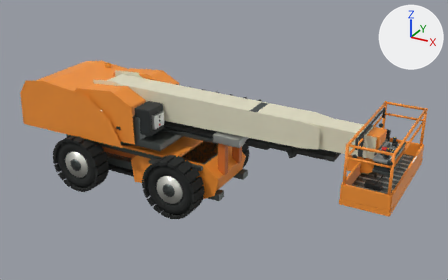
A saved change to the Blender file source/blender/600s-showcase-v1.1.blend.
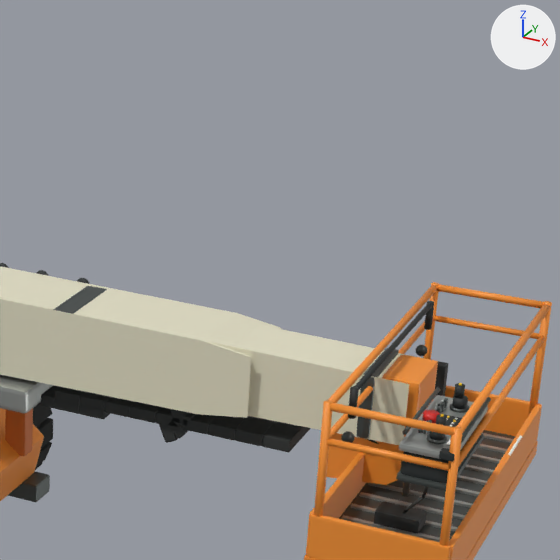
There are two pictures of each version: one whole from a camera (50 mm lens) standing at (7.76, -10.65, 6.8) and looking at (1.77, 0.23, 1.36), one close up on the part from 51% to 96% of the width and 0% to 72% of the height. The lights are fixed; the arrows at upper right show +X, +Y and +Z. The older version's two pictures come first.

Objects in the first close-up: 'BaseBoomShell', 'BoomHead', 'BoomRest', 'ChassisFrontPod', 'MidBoomShell', 'MidBoomWearPadCollar', 'PlatformConsoleFace', 'PlatformFloor', 'PlatformSupport', 'PlatformToeboard_B', 'PlatformToeboard_F', 'PlatformToeboard_L', 'PlatformToeboard_R' and 70 more.
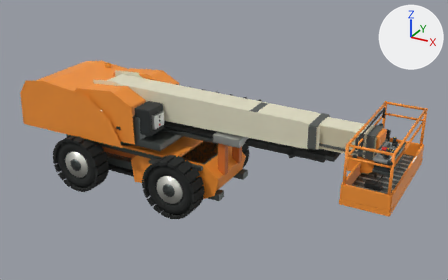
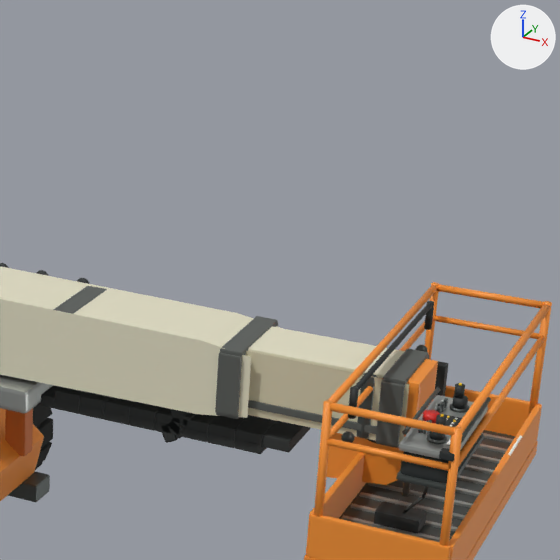
Where the newer file only moved an object's origin or applied its transform, the numbers keep the older frame.

Edits to the bpy script that builds the scene:
```text
Change me_midboomshell_mesh:
    used by ob_midboomshell; parent = ob_midboom; location = (0.0, 0.0, 0.0)
    remove me_midboomshell_mesh.from_pydata(...)  # 56 vertices, 54 faces; spans x -0.02..2.6, y -0.27..0.27, z -0.27..0.27
    remove me_midboomshell_mesh.materials.append(mat_jlg_boom_cream)  # pale yellow #e5e1c7
    add me_midboomshell_mesh.from_pydata(...)  # 56 vertices, 54 faces; spans x -1.82..2.6, y -0.27..0.27, z -0.27..0.27
    me_midboomshell_mesh part 1: all 28 vertices in x -0.02..0.02, y -0.27..0.27, z -0.27..0.27 are moved by (-1.8, 0.0, 0.0)
    add me_midboomshell_mesh.materials.append(mat_jlg_boom_inner_cream)  # beige #d4cdaf
Change me_midboomwearpadcollar_mesh:
    where me_midboomwearpadcollar_mesh.from_pydata(...)  # 56 vertices, 54 faces; spans x -0.09..0.09, y -0.3..0.3, z -0.265..0.265
    remove me_midboomwearpadcollar_mesh.materials.append(mat_jlg_dark_steel)  # dark grey #595f5d
    add me_midboomwearpadcollar_mesh.materials.append(mat_jlg_boom_wear)  # dark grey #616561
Add ob_midboomexitwear_r:
    ob_midboomexitwear_r = bpy.data.objects.new('MidBoomExitWear_R', me_midboomexitwear_r_mesh)  # 56 vertices, 54 faces; spans x -0.075..0.075, y -0.015..0.015, z -0.215..0.215; in mat_jlg_boom_wear (dark grey #616561)
    ob_midboomexitwear_r.parent = ob_midboom
    ob_midboomexitwear_r.location = (2.5, -0.289, 0.0)
Add ob_midboomexitwearbottom:
    ob_midboomexitwearbottom = bpy.data.objects.new('MidBoomExitWearBottom', me_midboomexitwearbottom_mesh)  # 56 vertices, 54 faces; spans x -0.075..0.075, y -0.28..0.28, z -0.02..0.02; in mat_jlg_boom_wear (dark grey #616561)
    ob_midboomexitwearbottom.parent = ob_midboom
    ob_midboomexitwearbottom.location = (2.5, 0.0, -0.222)
Add ob_midboomexitweartop:
    ob_midboomexitweartop = bpy.data.objects.new('MidBoomExitWearTop', me_midboomexitwearbottom_mesh.copy())
    ob_midboomexitweartop.parent = ob_midboom
    ob_midboomexitweartop.location = (2.5, 0.0, 0.222)
Add ob_midboomsidereveal_r:
    ob_midboomsidereveal_r = bpy.data.objects.new('MidBoomSideReveal_R', me_midboomsidereveal_r_mesh)  # 56 vertices, 54 faces; spans x -1.15..1.15, y -0.01..0.01, z -0.03..0.03; in mat_jlg_boom_wear (dark grey #616561)
    ob_midboomsidereveal_r.parent = ob_midboom
    ob_midboomsidereveal_r.location = (1.34, -0.279, -0.145)
Add ob_midboomtopplate:
    ob_midboomtopplate = bpy.data.objects.new('MidBoomTopPlate', me_midboomtopplate_mesh)  # 56 vertices, 54 faces; spans x -1.15..1.15, y -0.24..0.24, z -0.01..0.01; in mat_jlg_boom_cream (pale yellow #e5e1c7)
    ob_midboomtopplate.parent = ob_midboom
    ob_midboomtopplate.location = (1.34, 0.0, 0.224)
Add ob_powertrackbasedisplaylink_24:
    ob_powertrackbasedisplaylink_24 = bpy.data.objects.new('PowertrackBaseDisplayLink_24', me_powertrackmovingdisplaylink_09_mesh.copy())  # the mesh of ob_powertrackmovingdisplaylink_09
    ob_powertrackbasedisplaylink_24.parent = ob_powertrackbaserun
    ob_powertrackbasedisplaylink_24.location = (5.12, 0.0, -0.49)
Add ob_powertrackbasedisplaylink_23:
    ob_powertrackbasedisplaylink_23 = bpy.data.objects.new('PowertrackBaseDisplayLink_23', me_powertrackmovingdisplaylink_09_mesh.copy())  # the mesh of ob_powertrackmovingdisplaylink_09
    ob_powertrackbasedisplaylink_23.parent = ob_powertrackbaserun
    ob_powertrackbasedisplaylink_23.location = (4.92, 0.0, -0.49)
Add ob_powertrackbasedisplaylink_22:
    ob_powertrackbasedisplaylink_22 = bpy.data.objects.new('PowertrackBaseDisplayLink_22', me_powertrackmovingdisplaylink_09_mesh.copy())  # the mesh of ob_powertrackmovingdisplaylink_09
    ob_powertrackbasedisplaylink_22.parent = ob_powertrackbaserun
    ob_powertrackbasedisplaylink_22.location = (4.72, 0.0, -0.49)
Add ob_powertrackbasedisplaylink_21:
    ob_powertrackbasedisplaylink_21 = bpy.data.objects.new('PowertrackBaseDisplayLink_21', me_powertrackmovingdisplaylink_09_mesh.copy())  # the mesh of ob_powertrackmovingdisplaylink_09
    ob_powertrackbasedisplaylink_21.parent = ob_powertrackbaserun
    ob_powertrackbasedisplaylink_21.location = (4.52, 0.0, -0.49)
Add ob_powertrackbasedisplaylink_20:
    ob_powertrackbasedisplaylink_20 = bpy.data.objects.new('PowertrackBaseDisplayLink_20', me_powertrackmovingdisplaylink_09_mesh.copy())  # the mesh of ob_powertrackmovingdisplaylink_09
    ob_powertrackbasedisplaylink_20.parent = ob_powertrackbaserun
    ob_powertrackbasedisplaylink_20.location = (4.32, 0.0, -0.49)
Add ob_powertrackbasedisplaylink_19:
    ob_powertrackbasedisplaylink_19 = bpy.data.objects.new('PowertrackBaseDisplayLink_19', me_powertrackmovingdisplaylink_09_mesh.copy())  # the mesh of ob_powertrackmovingdisplaylink_09
    ob_powertrackbasedisplaylink_19.parent = ob_powertrackbaserun
    ob_powertrackbasedisplaylink_19.location = (4.12, 0.0, -0.49)
Add ob_baseboomexitwear_r:
    ob_baseboomexitwear_r = bpy.data.objects.new('BaseBoomExitWear_R', me_baseboomexitwear_r_mesh)  # 56 vertices, 54 faces; spans x -0.08..0.08, y -0.018..0.018, z -0.22..0.22; in mat_jlg_boom_wear (dark grey #616561)
    ob_baseboomexitwear_r.parent = ob_mainboom
    ob_baseboomexitwear_r.location = (5.0, -0.352, 0.0)
Add ob_baseboomexitwearbottom:
    ob_baseboomexitwearbottom = bpy.data.objects.new('BaseBoomExitWearBottom', me_baseboomexitwearbottom_mesh)  # 56 vertices, 54 faces; spans x -0.08..0.08, y -0.35..0.35, z -0.022..0.022; in mat_jlg_boom_wear (dark grey #616561)
    ob_baseboomexitwearbottom.parent = ob_mainboom
    ob_baseboomexitwearbottom.location = (5.0, 0.0, -0.225)
Add ob_baseboomexitweartop:
    ob_baseboomexitweartop = bpy.data.objects.new('BaseBoomExitWearTop', me_baseboomexitwearbottom_mesh.copy())
    ob_baseboomexitweartop.parent = ob_mainboom
    ob_baseboomexitweartop.location = (5.0, 0.0, 0.225)
```

What differs and where, as boxes (x1, y1, x2, y2) in the close-ups (560 x 560 px; the box of a moved part takes in the faces that stretch with it):
'MidBoomTopPlate', added (pale yellow)
    after: (219, 321, 405, 378)
'BaseBoomExitWear_R', added
    after: (215, 352, 242, 417)
'MidBoomExitWear_R', added
    after: (376, 381, 405, 446)
'BaseBoomExitWearTop', added
    after: (220, 316, 278, 357)
'MidBoomExitWearTop', added
    after: (383, 349, 429, 385)
'MidBoomSideReveal_R', added
    after: (248, 400, 377, 434)
'MidBoomWearPadCollar', recoloured
    both: (55, 286, 106, 314)
'PowertrackBaseDisplayLink_24', added
    after: (235, 439, 266, 454)
'PowertrackBaseDisplayLink_19', added
    after: (104, 410, 130, 425)
'PowertrackBaseDisplayLink_23', added
    after: (208, 433, 235, 448)
'PowertrackBaseDisplayLink_22', added
    after: (182, 427, 208, 442)
'PowertrackBaseDisplayLink_20', added
    after: (130, 416, 156, 431)
'PowertrackBaseDisplayLink_21', added
    after: (155, 422, 180, 436)
'BaseBoomExitWearBottom', added
    after: (216, 413, 239, 419)
'MidBoomExitWearBottom', added
    after: (376, 441, 399, 448)
part 1 of me_midboomshell_mesh, moved or reshaped
    before: (55, 309, 415, 445)
    after: (246, 351, 409, 444)
